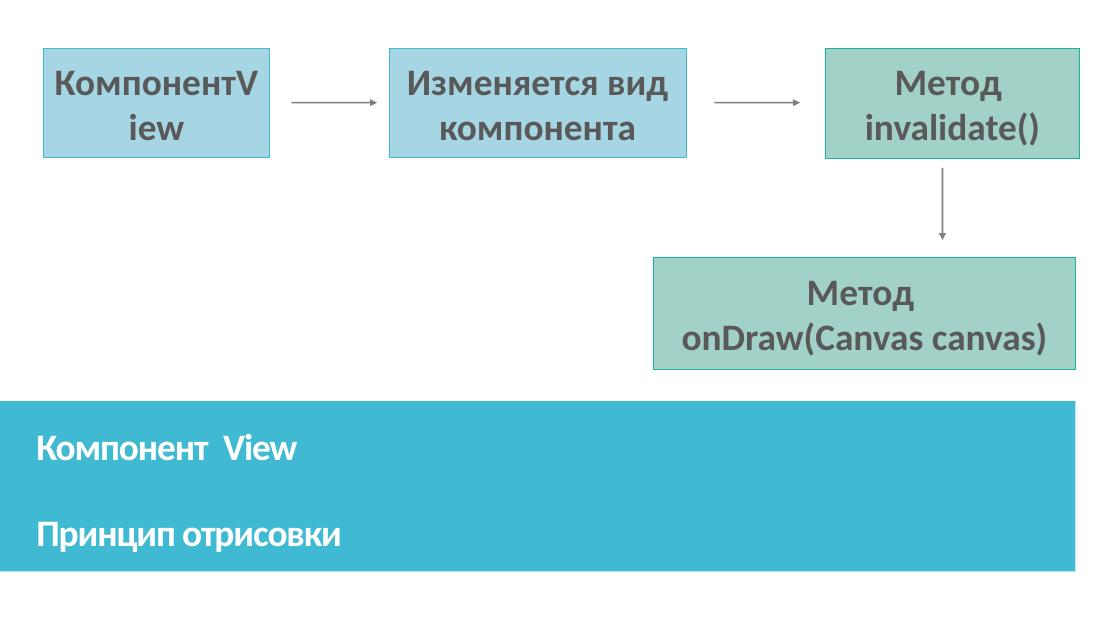
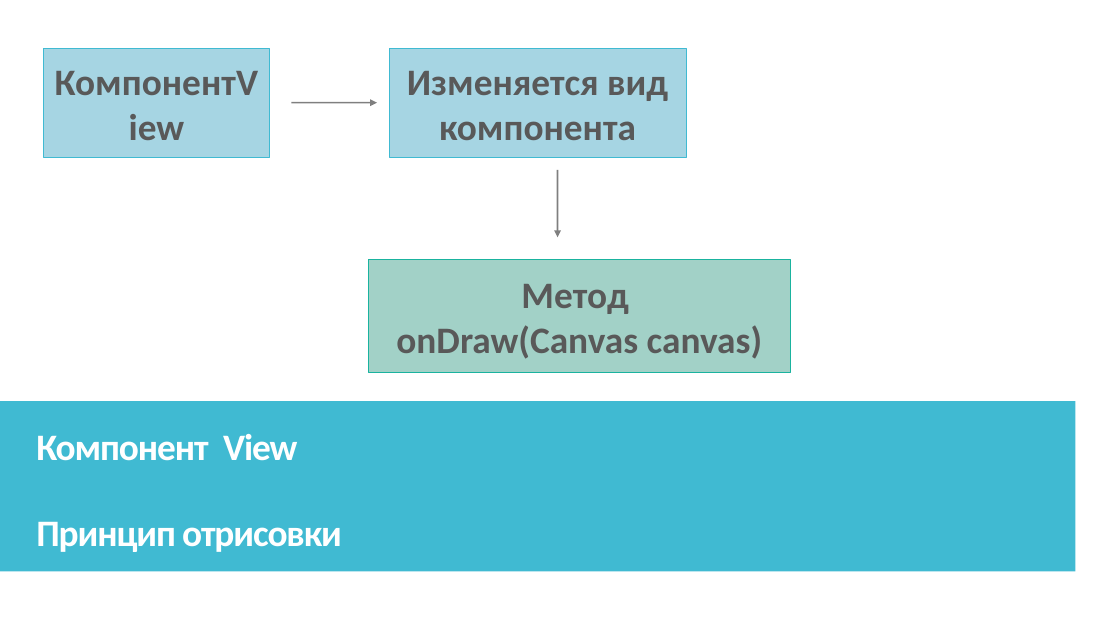
Before and after one commit to IriEfremova/LessonsCube, a slide deck: slide 10 of Samsung/Lesson6/Циклы в Java.pptx. Drawn at 1120x630 pixels with LibreOffice and Linux fonts; fonts in the diff are those of the drawing. Boxes give left, top, right and bottom in pixels: in the first picture for what was removed or moved away, otherwise in the second. Text is boxed around its words. In the diff, an @@ line names an element or a change of style, - is before the commit and + after.

```diff
--- a/Samsung/Lesson6/Циклы в Java.pptx
+++ b/Samsung/Lesson6/Циклы в Java.pptx
@@ rectangle removed at bbox=[826, 49, 1081, 158] @@
-Метод
-invalidate()
@@ arrow moved from (714, 103) - (801, 103) to (558, 170) - (558, 238) @@
@@ arrow removed from (943, 168) to (943, 240) @@
@@ rectangle "Метод": place and size @@
-rectangle "Метод" at bbox=[654, 257, 1075, 370]
+rectangle "Метод" at bbox=[369, 260, 791, 372]
```
Also in this commit, not shown: 3 other slides changed, 3 slides added, 1 slide removed, 3 other files.
